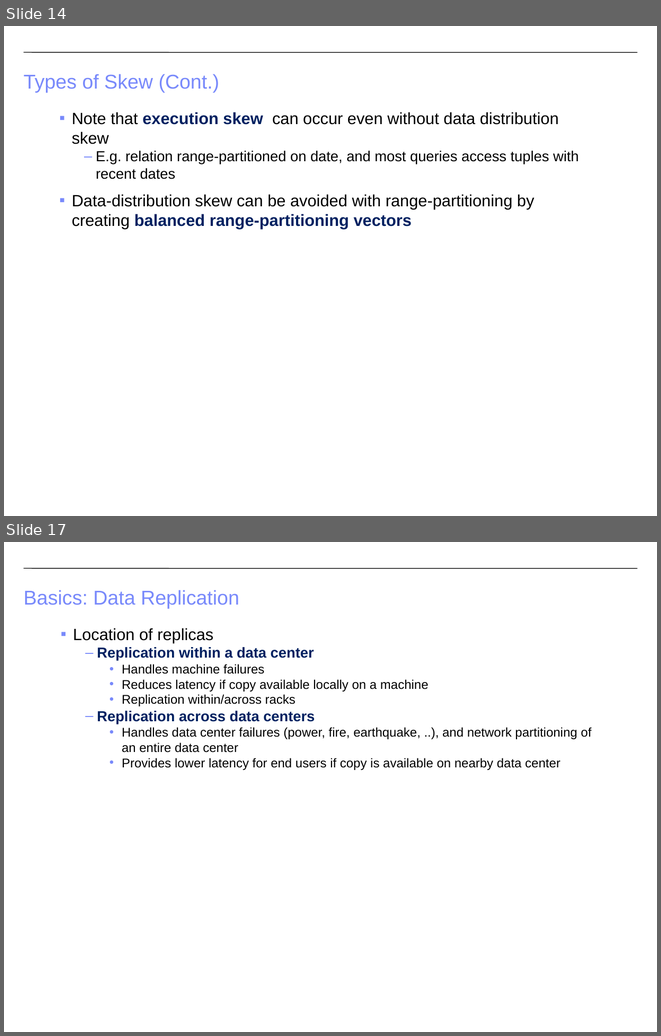
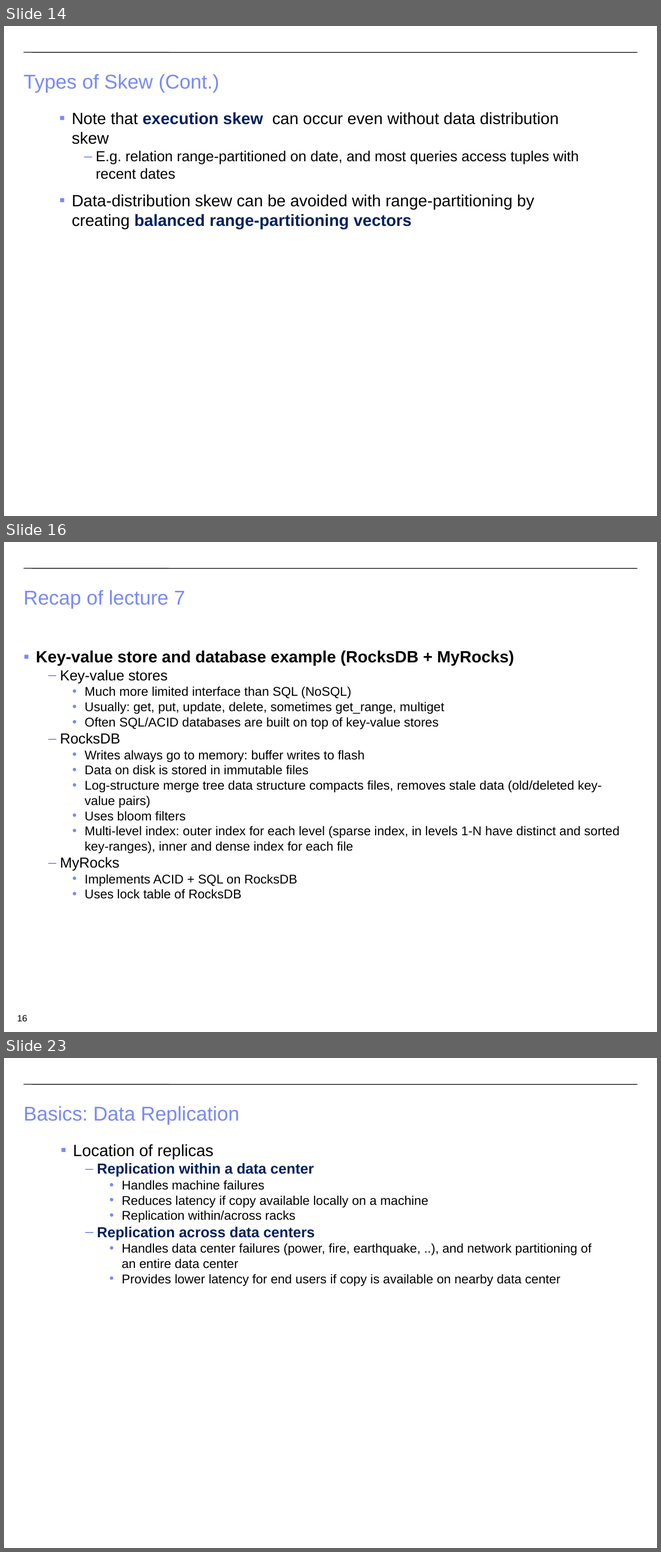
Before and after one commit to CS-W4121/cs-w4121.github.io, a slide deck: slides/Topic 5 - Distributed File Systems and Databases.pptx. Shown one above the other, each under a label of ours: slides 14 and 17 before the commit, slides 14, 16 and 23 after it; the slides between them are not shown. The pictures are 661x1036 and 661x1552 pixels, drawn with LibreOffice and Linux fonts; fonts in the diff are those of the drawing. Boxes give left, top, right and bottom in pixels: in the first picture for what was removed or moved away, otherwise in the second. Text is boxed around its words. In the diff, an @@ line names an element or a change of style, - is before the commit and + after.

```diff
--- a/slides/Topic 5 - Distributed File Systems and Databases.pptx
+++ b/slides/Topic 5 - Distributed File Systems and Databases.pptx
@@ slide 16 added at (x1=4, y1=542, x2=657, y2=1032), background #FFFFFF; not listed: 1 template element that a slide beside it also shows @@
@@ title added at (x1=24, y1=590, x2=185, y2=609), 22 pt, text #7889FB @@
+Recap of lecture 7
@@ text added at (x1=36, y1=650, x2=620, y2=899), 14 pt, text #000000 @@
+▪ Key-value store and database example (RocksDB + MyRocks)
+  – Key-value stores
+    • Much more limited interface than SQL (NoSQL)
+    • Usually: get, put, update, delete, sometimes get_range, multiget
+    • Often SQL/ACID databases are built on top of key-value stores
+  – RocksDB
+    • Writes always go to memory: buffer writes to flash
+    • Data on disk is stored in immutable files
+    • Log-structure merge tree data structure compacts files, removes stale data (old/deleted key-value pairs)
+    • Uses bloom filters
+    • Multi-level index: outer index for each level (sparse index, in levels 1-N have distinct and sorted key-ranges), inner and dense index for each file
+  – MyRocks
+    • Implements ACID + SQL on RocksDB
+    • Uses lock table of RocksDB
@@ page number added at (x1=17, y1=1015, x2=27, y2=1021), 10 pt, text #000000 @@
+16
@@ what was slide 17 is now slide 23 @@
```
Also in this commit, not shown: 12 slides changed, 5 other slides added, 3 other files.
